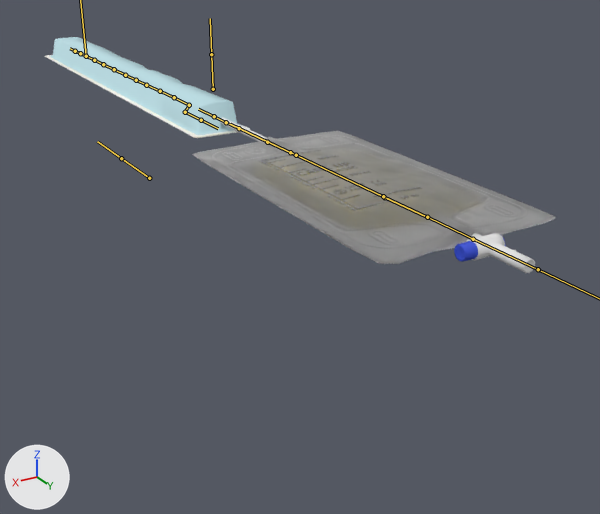
The FBX model care-up/Assets/Resources_moved/Models/catheter_with_bag2.fbx as it was, and as the next commit left it.
Both versions are drawn from a 50 mm camera at (0.381, 0.816, 0.218) aimed at (-0.057, 0.087, -0.147). The axes (+X, +Y, +Z) are drawn at lower left. The lights are the same throughout. The bones that bend it are drawn over the model as lines.

In view in the first picture: 'catCover', 'catOuter', 'catheter_bag', 'pi'.
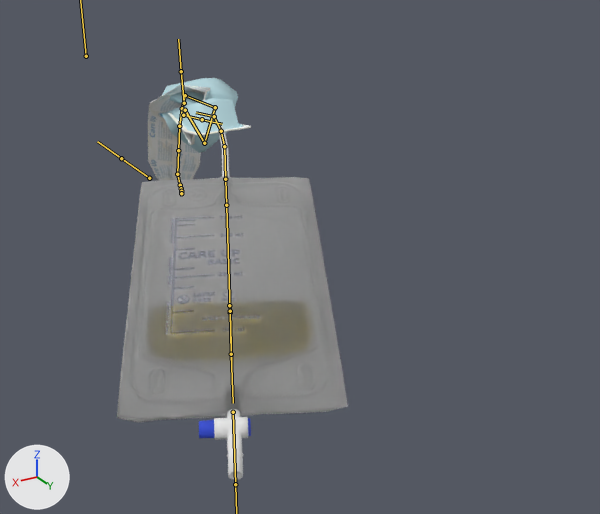
The newer file adds an action. The first version stands in its rest pose; the second is drawn at frame 957 of the action 'catArm|c0510_Update_22-07-2022_L_Lib.001'.

Changed parts and their boxes (x1, y1, x2, y2) in the pictures (600 x 514 px):
'catheter_bag', posed (36% narrower, 127% taller): before (192, 117, 556, 273); after (117, 125, 348, 480)
'catOuter', posed: before (50, 37, 237, 135); after (159, 78, 244, 153)
'catCover', posed: before (45, 55, 250, 138); after (148, 85, 251, 180)
'pi', posed: before (262, 157, 421, 211); after (166, 306, 260, 334)
bone 'start', root to tip: before (214, 116) to (198, 109); after (214, 116) to (196, 112)
bone 'b.000', root to tip: before (189, 105) to (174, 97); after (185, 110) to (204, 143)
bone 'b.001', root to tip: before (174, 97) to (160, 91); after (204, 143) to (215, 107)
bone 'b.002', root to tip: before (160, 91) to (146, 85); after (215, 107) to (185, 95)
bone 'b.003', root to tip: before (146, 85) to (136, 80); after (185, 95) to (182, 108)
bone 'b.004', root to tip: before (136, 80) to (125, 75); after (182, 108) to (179, 126)
bone 'b.005', root to tip: before (125, 75) to (114, 69); after (179, 126) to (178, 150)
bone 'b.007', root to tip: before (103, 64) to (94, 60); after (177, 174) to (180, 185)
bone 'b.008', root to tip: before (94, 60) to (86, 56); after (180, 185) to (181, 188)
bone 'end', root to tip: before (86, 56) to (80, 53); after (181, 188) to (181, 191)
bone 'b_tube0', root to tip: before (214, 116) to (226, 122); after (214, 116) to (221, 131)
bone 'b_tube0.001', root to tip: before (226, 122) to (239, 128); after (221, 131) to (224, 146)
bone 'b_tube1', root to tip: before (239, 128) to (267, 142); after (224, 146) to (225, 179)
bone 'pi1', root to tip: before (383, 196) to (427, 217); after (230, 311) to (231, 354)
bone 'pi0', root to tip: before (383, 196) to (296, 155); after (230, 311) to (229, 305)

The change in detail:
Bone 'start' (bone_start) turns from (0, 0, 0) to (-5, 1, 5) degrees about its own x, y and z.
Bone 'b.000' (bone_b_000) turns from (0, 0, 0) to (-13, -26, 128) degrees about its own x, y and z.
Bone 'b.001' (bone_b_001) turns from (0, 0, 0) to (0, 22, 125) degrees about its own x, y and z.
Bone 'b.002' (bone_b_002) turns from (0, 0, 0) to (-27, -5, 98) degrees about its own x, y and z.
Bone 'b.003' (bone_b_003) turns from (0, 0, 0) to (-44, 36, 25) degrees about its own x, y and z.
Bone 'b.004' (bone_b_004) turns from (0, 0, 0) to (-3, -3, 11) degrees about its own x, y and z.
Bone 'b.005' (bone_b_005) turns from (0, 0, 0) to (-3, -3, 11) degrees about its own x, y and z.
Bone 'b.007' (bone_b_007) turns from (0, 0, 0) to (-13, 5, 12) degrees about its own x, y and z.
Bone 'b.007' (bone_b_007) is rescaled from (1.0, 1.0, 1.0) to (0.46, 0.46, 0.46).
Bone 'b.008' (bone_b_008) turns from (0, 0, 0) to (-4, 1, 14) degrees about its own x, y and z.
Bone 'b.008' (bone_b_008) is rescaled from (1.0, 1.0, 1.0) to (0.28, 0.28, 0.28).
Bone 'end' (bone_end) turns from (0, 0, 0) to (-3, 1, 21) degrees about its own x, y and z.
Bone 'b_tube0' (bone_b_tube0) turns from (0, 0, 0) to (-23, -3, -15) degrees about its own x, y and z.
Bone 'b_tube0.001' (bone_b_tube0_001) turns from (0, 0, 0) to (0, 3, -8) degrees about its own x, y and z.
Bone 'b_tube1' (bone_b_tube1) turns from (0, 0, 0) to (1, 4, -6) degrees about its own x, y and z.
Bone 'pi1' (bone_pi1) is rescaled from (1.0, 1.0, 1.0) to (1.0, 0.87, 1.0).
Bone 'pi0' (bone_pi0) is rescaled from (1.0, 1.0, 1.0) to (1.0, 0.05, 1.0).
